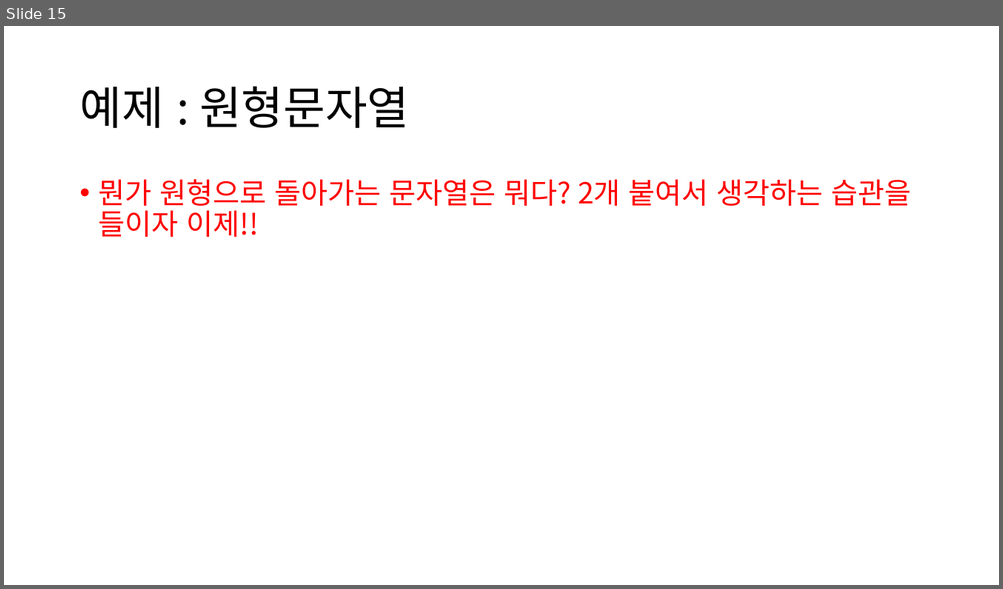
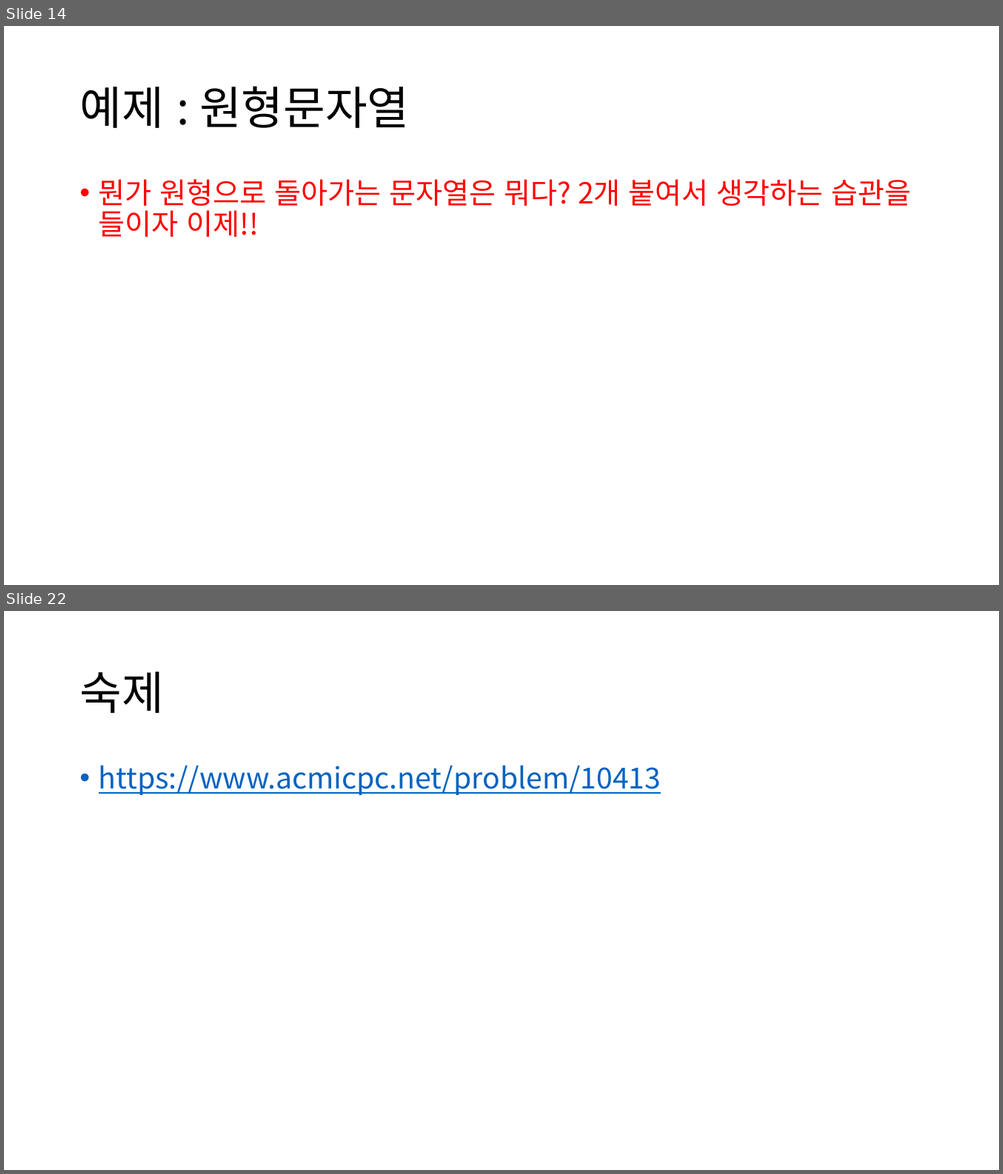
Before and after one commit to ALGOSOPT/algosopt, a slide deck: Chapter20/접미사배열ppt.pptx. Shown one above the other, each under a label of ours: slide 15 before the commit, slides 14 and 22 after it; the slides between them are not shown. The pictures are 1003x589 and 1003x1174 pixels, drawn with LibreOffice and Linux fonts; fonts in the diff are those of the drawing. Boxes give left, top, right and bottom in pixels: in the first picture for what was removed or moved away, otherwise in the second. Text is boxed around its words. In the diff, an @@ line names an element or a change of style, - is before the commit and + after.

```diff
--- a/Chapter20/접미사배열ppt.pptx
+++ b/Chapter20/접미사배열ppt.pptx
@@ slide 22 added at <box>4,611,999,1170</box>, background #FFFFFF @@
@@ title added at <box>79,672,163,713</box>, 44 pt, text #000000 @@
+숙제
@@ text added at <box>99,765,661,795</box>, 28 pt, text #0563C1, underline @@
+• https://www.acmicpc.net/problem/10413
@@ what was slide 15 is now slide 14 @@
```
Also in this commit, not shown: 5 slides changed, 8 other slides added, 3 slides removed, 4 other files.
